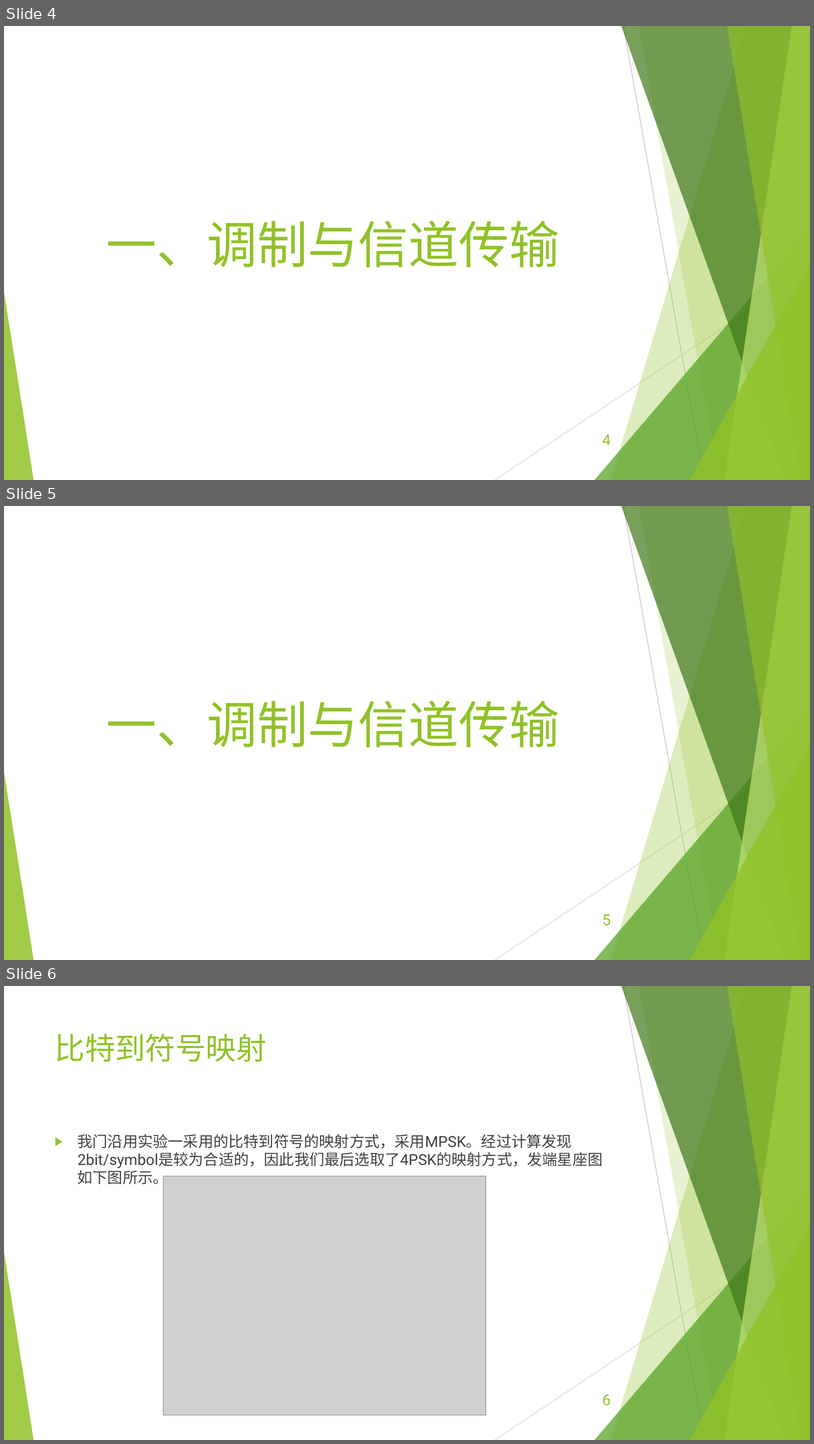
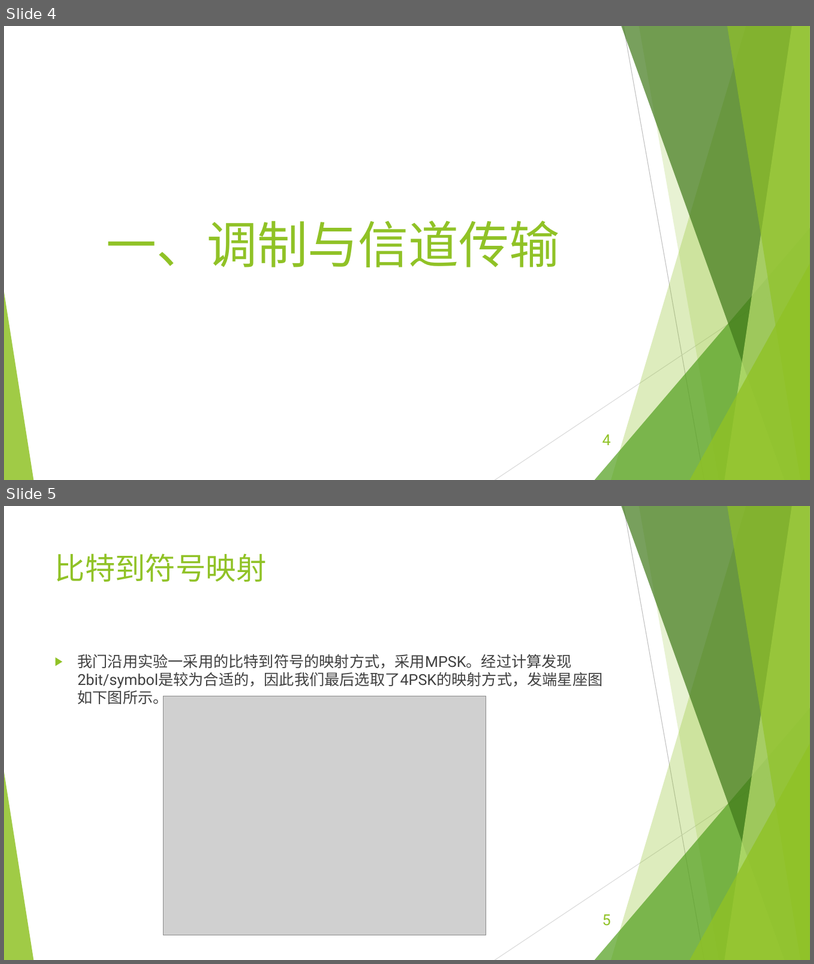
Before and after one commit to EECodingPresentation/project2, a slide deck: 展示报告.pptx. Shown one above the other, each under a label of ours: slides 4, 5 and 6 before the commit, slides 4 and 5 after it. The pictures are 814x1444 and 814x964 pixels, drawn with LibreOffice and Linux fonts; fonts in the diff are those of the drawing; grey boxes stand for pictures. Boxes give left, top, right and bottom in pixels: in the first picture for what was removed or moved away, otherwise in the second. Text is boxed around its words. In the diff, an @@ line names an element or a change of style, - is before the commit and + after.

```diff
--- a/展示报告.pptx
+++ b/展示报告.pptx
@@ slide 5 removed at <box>4,506,810,960</box>, background #FFFFFF; not listed: 10 template elements that a slide beside it also shows @@
@@ title removed at <box>106,700,560,747</box> @@
-一、调制与信道传输
@@ page number removed at <box>603,914,611,925</box> @@
-5
@@ what was slide 6 is now slide 5 @@
@@ page number at <box>603,914,611,925</box>: text changed @@
-6
+5
```
